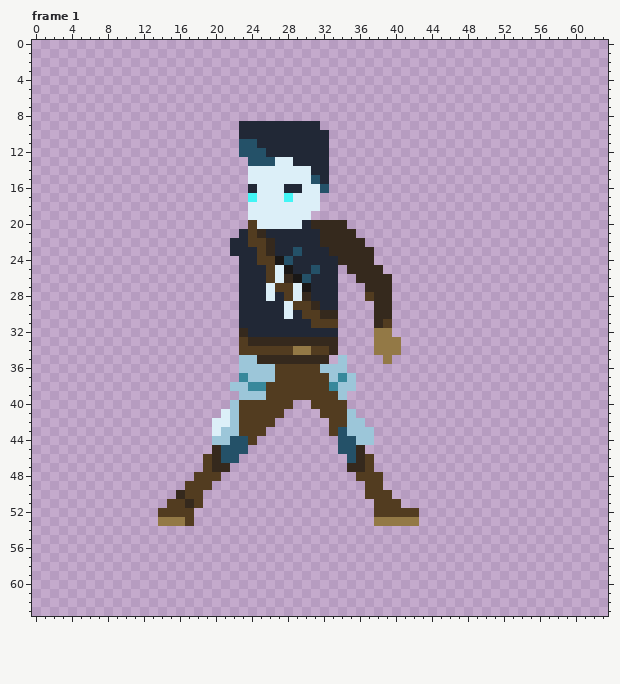
Two versions of one pixel-art file, Aseprite/Hero makeover.aseprite. The first picture shows the starting point.
64x64 pixels, 18 frames. Shown: frame 1. The commit also changed other frames, which this record leaves out.
The result:
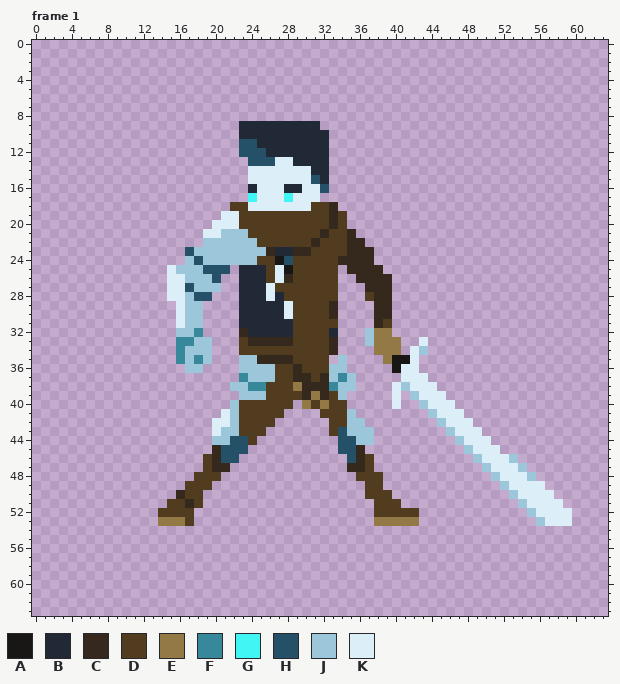
Palette (. is transparent): A #191716  B #212836  C #35291d  D #523c20  E #937946  F #37889b  G #42f5f5  H #245168  J #9cc6d9  K #dceff8
Difference:
layer "Character/sword" now shown
layer "Character/metal arm" now shown
layer "Character/Head+Scarf/scarf" now shown
Changed rows in their new state; - is an unchanged pixel.
Frame 1, layers "Character/Head+Scarf/scarf", "Character/metal arm", "Character/sword":
first column x 15:
18 -------DD-------DDC--------------------------
19 ------KKDDDDDDDDDDCD-------------------------
20 -----KKKD-DDDDDDDD-D-------------------------
21 ----KKJJJ-DDDDDDD-DD-------------------------
22 ----JJJJJJ-DDDDDCDDD-------------------------
23 --HJJJJJJJJ---CCDDDD-------------------------
24 --JHJJJJJJ----DDDDD--------------------------
25 KJJJHHH-------DDDDD--------------------------
26 KKJJJH--------DDDDD--------------------------
27 KKHJJJ--------DDDDD--------------------------
28 KKJHH---------DDDDD--------------------------
29 -KJJ------------DDC--------------------------
30 -KJJ----------D--D---------------------------
31 -KJJ----------DD-----------------------------
32 -JJF----------DDDD----J----------------------
33 -FFJJ---------DDDD----J-----K----------------
34 -FJJJ---------DD-----------KJ----------------
35 -FJFJ---------DDDD-------AAK-----------------
36 --JJ----------C--D-------AKK-----------------
37 --------------CC-C--------KKK----------------
38 --------------ECCC-------KJKKK---------------
39 ---------------CEC-------K-JKKK--------------
40 ---------------E-E-------K--JKKK-------------
41 -----------------------------JKKK------------
42 ------------------------------JKKK-----------
43 -------------------------------JKKK----------
44 --------------------------------JKKK---------
45 ---------------------------------JKKK--------
46 ----------------------------------JKKKJ------
47 -----------------------------------JKKKJ-----
48 ------------------------------------JKKKJ----
49 -------------------------------------JKKKK---
50 --------------------------------------JKKKK--
51 ---------------------------------------JKKKK-
52 ----------------------------------------JKKKK
53 -----------------------------------------JKKK
